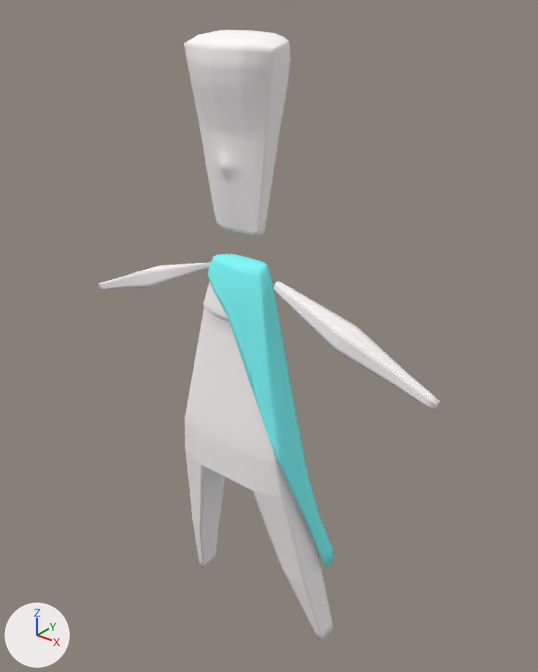
One commit to the Blender file Cubes 3D/Assets/Resources/Models/Player/PlayerMale.blend: the scene before it, then after it.
Rendered twice from a 50 mm lens placed at (4.53, -5.21, 4.98), pointed at (0.07, 0.36, 1.52). Every picture has the same lights, and +X, +Y and +Z are marked at lower left.

The first picture shows 'Arm.L', 'Arm.R', 'Koerper', 'Kopf', 'Umhang'.
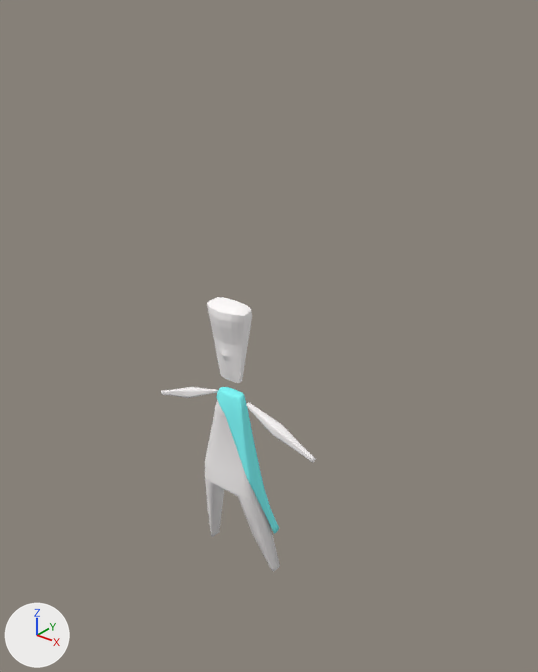
Boxes (x1, y1, x2, y2) around the edits, measured in the pictures (538 x 672 px):
'Koerper', reshaped, moved, rescaled (49% narrower, 52% shorter)
    before: (185, 281, 334, 641)
    after: (205, 400, 280, 572)
'Kopf', moved, rescaled (57% narrower, 58% shorter)
    before: (184, 30, 290, 236)
    after: (207, 297, 252, 383)
'Umhang', moved, rescaled (50% narrower, 53% shorter)
    before: (207, 254, 335, 567)
    after: (216, 387, 279, 534)
'Arm.L', moved, rescaled (57% narrower, 53% shorter)
    before: (274, 281, 440, 411)
    after: (246, 402, 316, 463)
'Arm.R', moved, rescaled (49% narrower, 59% shorter)
    before: (98, 262, 211, 290)
    after: (161, 387, 218, 398)
part 1 of me_cube_001, deleted
    before: (185, 281, 334, 641)

Diff of the bpy script that builds the scene:
```diff
--- a/Cubes 3D/Assets/Resources/Models/Player/PlayerMale.blend.py
+++ b/Cubes 3D/Assets/Resources/Models/Player/PlayerMale.blend.py
@@ me_cube_001 @@
 # used by ob_koerper; location = (0.0, 0.0, -1.19)
-me_cube_001.from_pydata(...)  # 5776 vertices, 5760 faces; spans x -1.0..1.0, y -0.29..0.46, z -1.0..3.59
+me_cube_001.from_pydata(...)  # 293 vertices, 199 faces, 2 loose edges; spans x -1.0..1.0, y -0.29..0.46, z -1.0..3.59
+# me_cube_001 part 1: 5483 vertices removed from x -1.0..1.0, y -0.29..0.46, z -1.0..3.59
 me_cube_001.materials.append(mat_material)
@@ ob_arm_r @@
 ob_arm_r = bpy.data.objects.new('Arm.R', me_cube_004)
-ob_arm_r.location = (0.0, 0.0, -1.19)
+ob_arm_r.location = (-0.14, -0.03, -0.88)
+ob_arm_r.scale = (0.5, 0.5, 0.5)
@@ ob_kopf @@
 ob_kopf = bpy.data.objects.new('Kopf', me_cube_003)
-ob_kopf.location = (0.0, 0.0, -1.19)
+ob_kopf.location = (-0.14, -0.03, -0.88)
+ob_kopf.scale = (0.5, 0.5, 0.5)
@@ ob_arm_l @@
 ob_arm_l = bpy.data.objects.new('Arm.L', me_cube_002)
-ob_arm_l.location = (0.0, 0.0, -1.19)
+ob_arm_l.location = (-0.14, -0.03, -0.88)
+ob_arm_l.scale = (0.5, 0.5, 0.5)
@@ ob_koerper @@
 ob_koerper = bpy.data.objects.new('Koerper', me_cube_001)
-ob_koerper.location = (0.0, 0.0, -1.19)
+ob_koerper.location = (-0.14, -0.03, -0.88)
+ob_koerper.scale = (0.5, 0.5, 0.5)
@@ ob_umhang @@
 ob_umhang = bpy.data.objects.new('Umhang', me_cube)
-ob_umhang.location = (0.0, 0.0, 2.45)
+ob_umhang.location = (-0.14, -0.03, 0.94)
+ob_umhang.scale = (0.5, 0.5, 0.5)
 _m = ob_umhang.modifiers.new('Solidify', 'SOLIDIFY')
```
